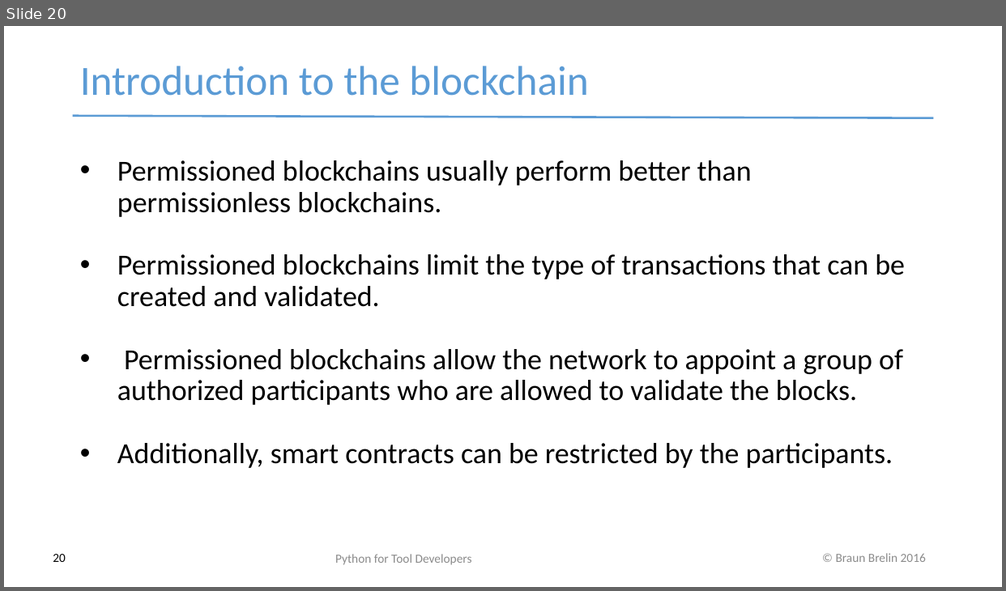
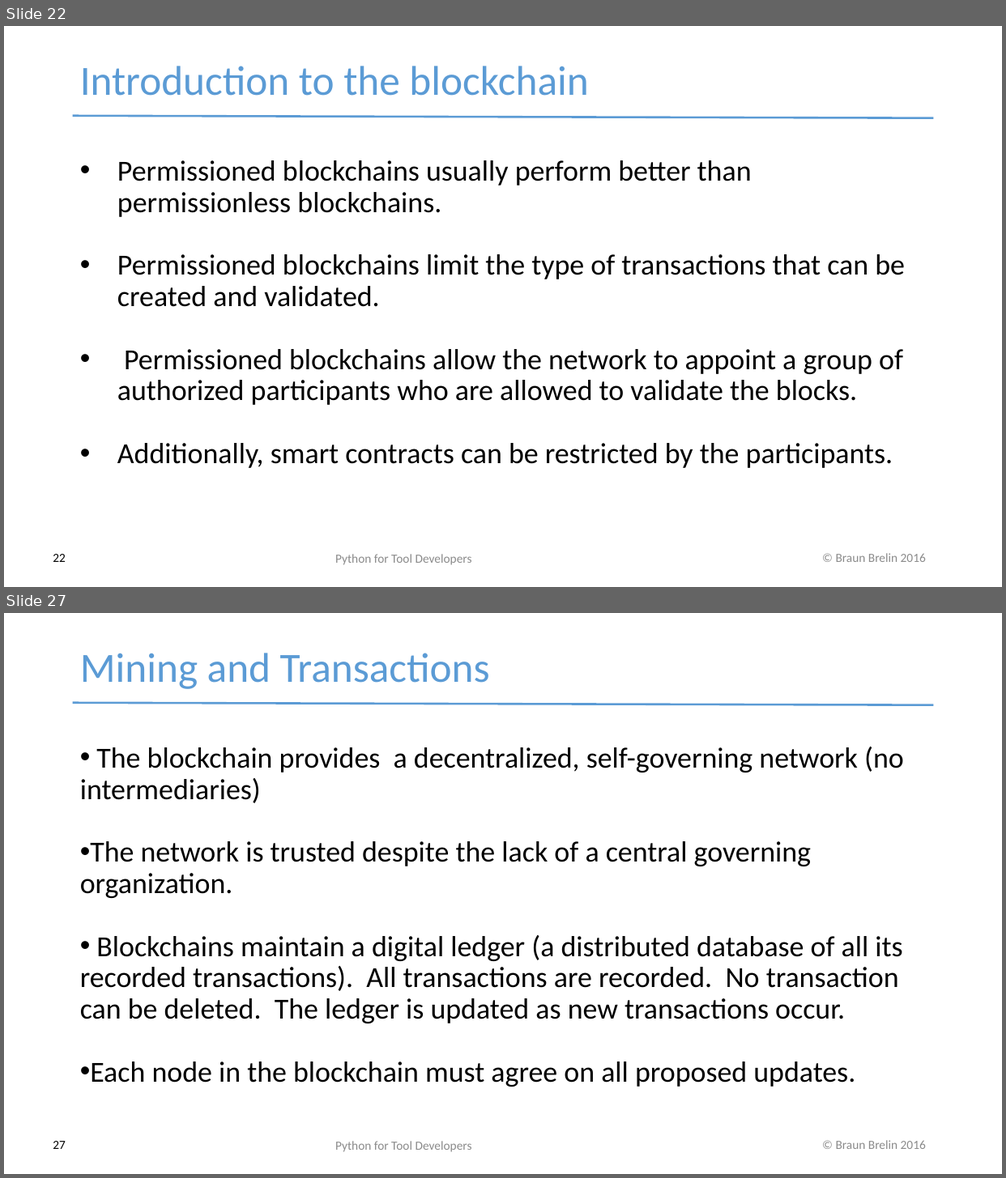
Before and after one commit to redmage123/btc-introductory-workshop, a slide deck: docs/Blockchain workshop v0.1.pptx. Shown one above the other, each under a label of ours: slide 20 before the commit, slides 22 and 27 after it; the slides between them are not shown. The pictures are 1006x591 and 1006x1178 pixels, drawn with LibreOffice and Linux fonts; fonts in the diff are those of the drawing. Boxes give left, top, right and bottom in pixels: in the first picture for what was removed or moved away, otherwise in the second. Text is boxed around its words. In the diff, an @@ line names an element or a change of style, - is before the commit and + after.

```diff
--- a/docs/Blockchain workshop v0.1.pptx
+++ b/docs/Blockchain workshop v0.1.pptx
@@ slide 27 added at [4,613,1002,1174], background #FFFFFF; not listed: 2 template elements that a slide beside it also shows @@
@@ text added at [80,653,490,689], 40 pt, text #5B9BD5 @@
+Mining and Transactions
@@ text added at [80,747,904,1087], 28 pt, text #000000 @@
+• The blockchain provides a decentralized, self-governing network (no intermediaries)
+• The network is trusted despite the lack of a central governing organization.
+• Blockchains maintain a digital ledger (a distributed database of all its recorded transactions). All transactions are recorded. No transaction can be deleted. The ledger is updated as new transactions occur.
+• Each node in the blockchain must agree on all proposed updates.
@@ page number added at [53,1141,66,1149], 12 pt, text #000000 @@
+27
@@ text added at [335,1141,472,1152], 12 pt, text #8B8B8B @@
+Python for Tool Developers
@@ what was slide 20 is now slide 22 @@
@@ page number at [53,554,66,562]: text changed @@
-20
+22
```
Also in this commit, not shown: 3 slides changed, 12 other slides added, 21 slides removed, 4 other files.
